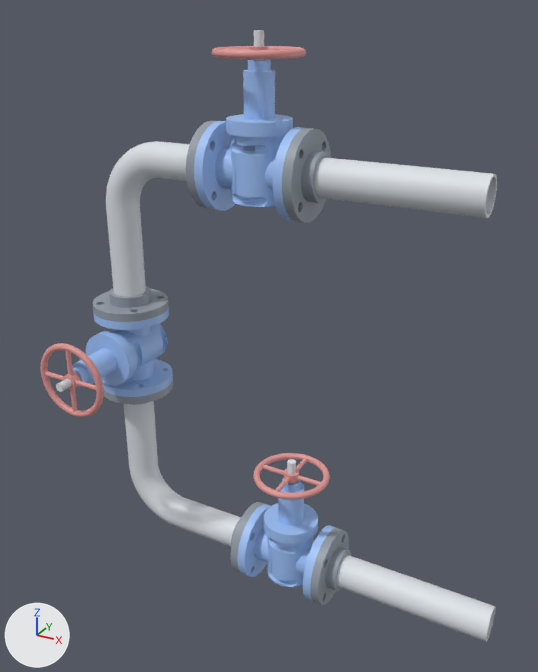
One commit to the glTF model docs/Additional CAD exercise/steps/ax_pipe_run_valves/step_24.glb: the scene before it, then after it.
Before and after are seen from a 50 mm camera at (1014.0, -1208.0, 1124.0) aimed at (382.0, -58.0, 550.0). The axes (+X, +Y, +Z) are drawn at lower left. The lights are the same throughout. The older version comes first.
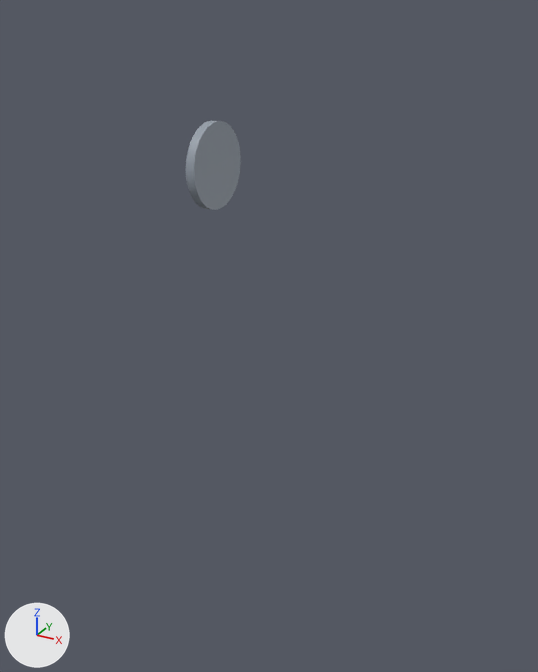
Pixel boxes [x1, y1, x2, y2] of what changed, in the pictures (538 x 672 px):
'part__top pipe, outlet, 335 long', deleted
    before: [315, 158, 497, 218]
'part__body top valve', deleted (blue)
    before: [194, 121, 304, 221]
'part__bottom pipe, outlet, 360 long', deleted
    before: [337, 555, 496, 642]
'part__body bottom valve', deleted (blue)
    before: [237, 504, 336, 601]
'part__body riser valve', deleted (blue)
    before: [93, 307, 173, 397]
'part__flange top, outlet', deleted
    before: [282, 128, 332, 223]
'part__riser pipe, upper, 230 long', deleted
    before: [106, 206, 146, 297]
'part__bonnet top valve', deleted (blue)
    before: [226, 60, 293, 130]
'part__bend 2 (top)', deleted
    before: [106, 141, 158, 210]
'part__bonnet riser valve', deleted (blue)
    before: [72, 333, 133, 387]
'part__riser pipe, lower, 70 long', deleted
    before: [124, 401, 158, 472]
'part__bonnet bottom valve', deleted (blue)
    before: [264, 478, 318, 540]
'part__flange riser, outlet', deleted
    before: [93, 286, 169, 322]
'part__flange bottom, outlet', deleted
    before: [310, 528, 351, 605]
'part__handwheel riser valve', deleted (pink)
    before: [40, 343, 104, 417]
'part__bottom pipe, inlet, 210 long', deleted
    before: [173, 498, 241, 546]
'part__handwheel bottom valve', deleted (pink)
    before: [253, 453, 330, 500]
'part__bend 1 (bottom)', deleted
    before: [129, 465, 184, 525]
'part__top pipe, inlet, 135 long', deleted
    before: [150, 142, 190, 181]
'part__handwheel top valve', deleted (pink)
    before: [212, 46, 306, 59]
'part__flange bottom, inlet', deleted
    before: [231, 502, 264, 573]
'part__flange riser, inlet', deleted
    before: [103, 380, 173, 405]
'part__stem and gate top valve', deleted
    before: [254, 30, 264, 61]
'part__stem and gate riser valve', deleted
    before: [56, 378, 72, 392]
'part__stem and gate bottom valve', deleted
    before: [286, 459, 296, 548]
'part__flange top, inlet', unchanged, uncovered by the edit
    before: [186, 120, 217, 209]
    after: [186, 120, 241, 210]

The change, as a diff of the scene's bpy script:
```diff
--- a/docs/Additional CAD exercise/steps/ax_pipe_run_valves/step_24.glb.py
+++ b/docs/Additional CAD exercise/steps/ax_pipe_run_valves/step_24.glb.py
@@ ob_part__bend_1__bottom @@
-ob_part__bend_1__bottom = bpy.data.objects.new('part__bend 1 (bottom)', me_part__bend_1__bottom)
@@ ob_part__bend_2__top @@
-ob_part__bend_2__top = bpy.data.objects.new('part__bend 2 (top)', me_part__bend_2__top)
@@ ob_part__riser_pipe__lower__70_long @@
-ob_part__riser_pipe__lower__70_long = bpy.data.objects.new('part__riser pipe, lower, 70 long', me_part__riser_pipe__lower__70_long)
@@ ob_part__riser_pipe__upper__230_long @@
-ob_part__riser_pipe__upper__230_long = bpy.data.objects.new('part__riser pipe, upper, 230 long', me_part__riser_pipe__upper__230_long)
@@ ob_part__top_pipe__inlet__135_long @@
-ob_part__top_pipe__inlet__135_long = bpy.data.objects.new('part__top pipe, inlet, 135 long', me_part__top_pipe__inlet__135_long)
@@ ob_part__top_pipe__outlet__335_long @@
-ob_part__top_pipe__outlet__335_long = bpy.data.objects.new('part__top pipe, outlet, 335 long', me_part__top_pipe__outlet__335_long)
@@ ob_part__bottom_pipe__inlet__210_long @@
-ob_part__bottom_pipe__inlet__210_long = bpy.data.objects.new('part__bottom pipe, inlet, 210 long', me_part__bottom_pipe__inlet__210_long)
@@ ob_part__bottom_pipe__outlet__360_long @@
-ob_part__bottom_pipe__outlet__360_long = bpy.data.objects.new('part__bottom pipe, outlet, 360 long', me_part__bottom_pipe__outlet__360_long)
@@ ob_part__flange_top__outlet @@
-ob_part__flange_top__outlet = bpy.data.objects.new('part__flange top, outlet', me_part__flange_top__outlet)
@@ ob_part__flange_riser__inlet @@
-ob_part__flange_riser__inlet = bpy.data.objects.new('part__flange riser, inlet', me_part__flange_riser__inlet)
@@ ob_part__flange_riser__outlet @@
-ob_part__flange_riser__outlet = bpy.data.objects.new('part__flange riser, outlet', me_part__flange_riser__outlet)
@@ ob_part__flange_bottom__inlet @@
-ob_part__flange_bottom__inlet = bpy.data.objects.new('part__flange bottom, inlet', me_part__flange_bottom__inlet)
@@ ob_part__flange_bottom__outlet @@
-ob_part__flange_bottom__outlet = bpy.data.objects.new('part__flange bottom, outlet', me_part__flange_bottom__outlet)
@@ ob_part__body_top_valve @@
-ob_part__body_top_valve = bpy.data.objects.new('part__body top valve', me_part__body_top_valve)
@@ ob_part__body_riser_valve @@
-ob_part__body_riser_valve = bpy.data.objects.new('part__body riser valve', me_part__body_riser_valve)
@@ ob_part__body_bottom_valve @@
-ob_part__body_bottom_valve = bpy.data.objects.new('part__body bottom valve', me_part__body_bottom_valve)
@@ ob_part__bonnet_top_valve @@
-ob_part__bonnet_top_valve = bpy.data.objects.new('part__bonnet top valve', me_part__bonnet_top_valve)
@@ ob_part__bonnet_riser_valve @@
-ob_part__bonnet_riser_valve = bpy.data.objects.new('part__bonnet riser valve', me_part__bonnet_riser_valve)
@@ ob_part__bonnet_bottom_valve @@
-ob_part__bonnet_bottom_valve = bpy.data.objects.new('part__bonnet bottom valve', me_part__bonnet_bottom_valve)
@@ ob_part__stem_and_gate_top_valve @@
-ob_part__stem_and_gate_top_valve = bpy.data.objects.new('part__stem and gate top valve', me_part__stem_and_gate_top_valve)
@@ ob_part__stem_and_gate_riser_valve @@
-ob_part__stem_and_gate_riser_valve = bpy.data.objects.new('part__stem and gate riser valve', me_part__stem_and_gate_riser_valve)
@@ ob_part__stem_and_gate_bottom_valve @@
-ob_part__stem_and_gate_bottom_valve = bpy.data.objects.new('part__stem and gate bottom valve', me_part__stem_and_gate_bottom_valve)
@@ ob_part__handwheel_top_valve @@
-ob_part__handwheel_top_valve = bpy.data.objects.new('part__handwheel top valve', me_part__handwheel_top_valve)
@@ ob_part__handwheel_riser_valve @@
-ob_part__handwheel_riser_valve = bpy.data.objects.new('part__handwheel riser valve', me_part__handwheel_riser_valve)
@@ ob_part__handwheel_bottom_valve @@
-ob_part__handwheel_bottom_valve = bpy.data.objects.new('part__handwheel bottom valve', me_part__handwheel_bottom_valve)
```
